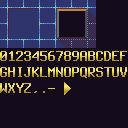
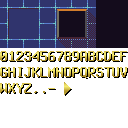
The second 128×128 image is a revision of the first. Changes to its layers:
added layer "0123456789ABCDEF ... #2" above "0123456789ABCDEF ..." over [1, 52, 128, 96]
painted on "textures.png" over [0, 48, 128, 128]
